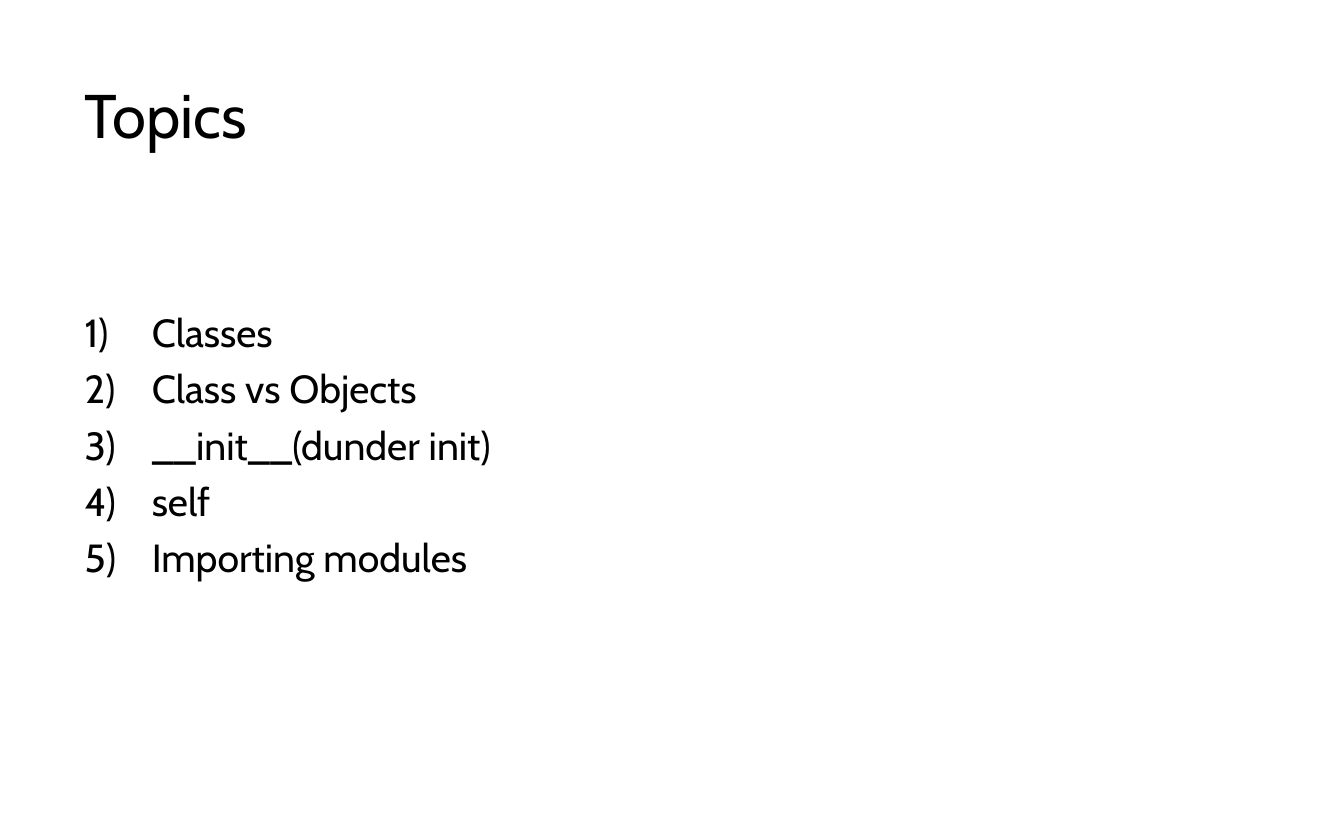
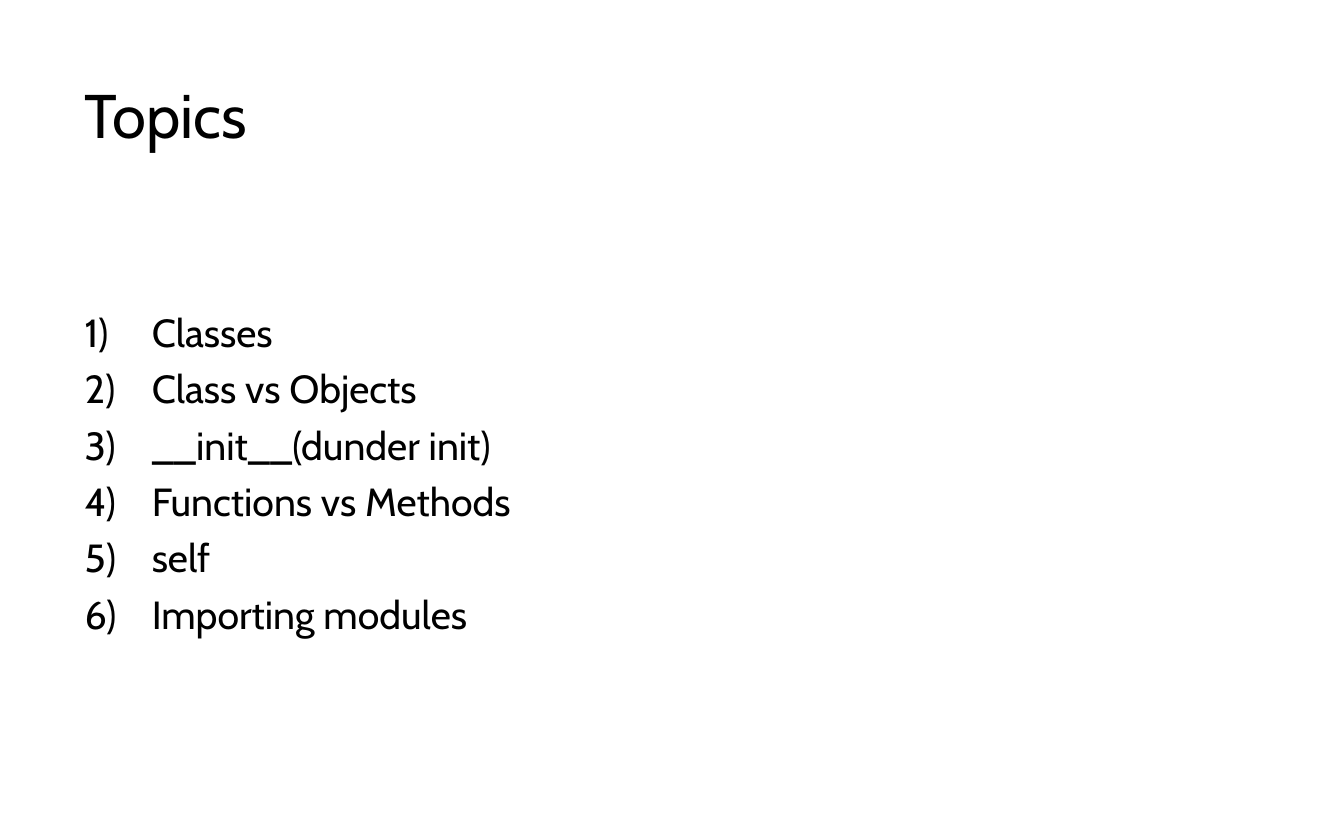
Before and after one commit to LongBaoNguyen/longbaonguyen.github.io, a slide deck: slide 2 of courses/apcsp/lect9.pptx. Drawn at 1344x840 pixels with LibreOffice and Linux fonts; fonts in the diff are those of the drawing. Boxes give left, top, right and bottom in pixels: in the first picture for what was removed or moved away, otherwise in the second. Text is boxed around its words. In the diff, an @@ line names an element or a change of style, - is before the commit and + after.

```diff
--- a/courses/apcsp/lect9.pptx
+++ b/courses/apcsp/lect9.pptx
@@ text at box(152, 486, 510, 517): paragraph added @@
+4) Functions vs Methods
```
Also in this commit, not shown: 4 other slides changed, 6 slides added, 6 other files.
